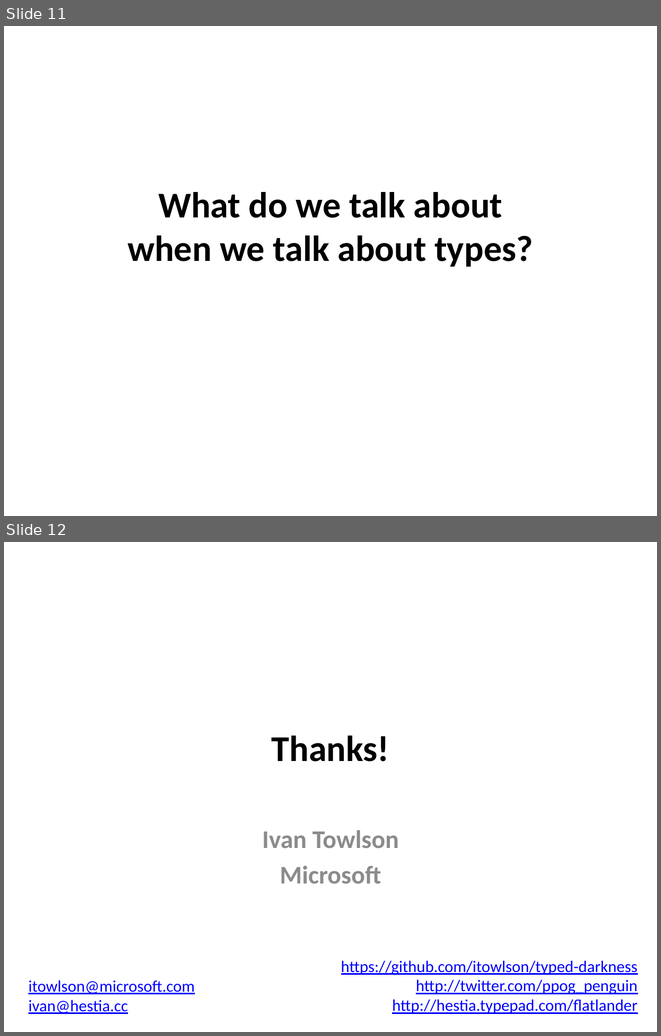
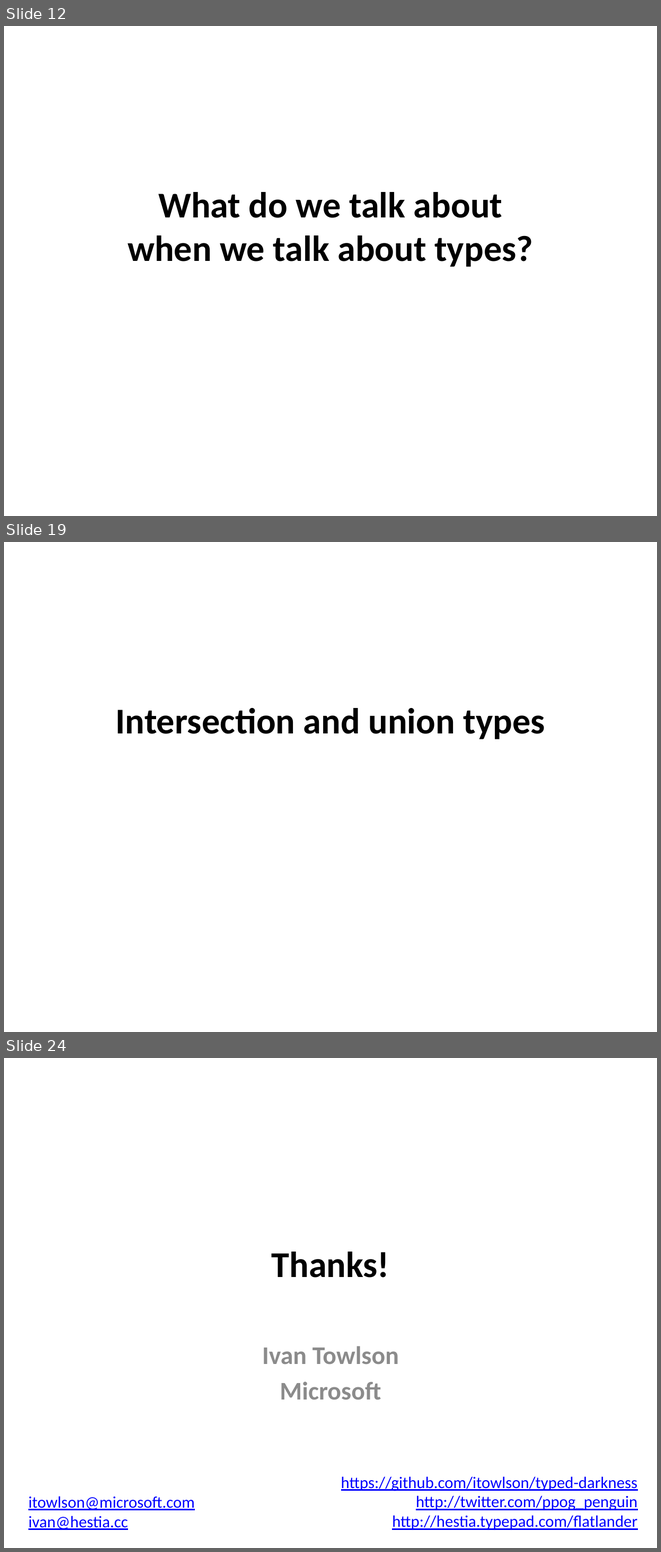
Before and after one commit to brunotag/typed-darkness, a slide deck: TypeScript type system.pptx. Shown one above the other, each under a label of ours: slides 11 and 12 before the commit, slides 12, 19 and 24 after it; the slides between them are not shown. The pictures are 661x1036 and 661x1552 pixels, drawn with LibreOffice and Linux fonts; fonts in the diff are those of the drawing. Boxes give left, top, right and bottom in pixels: in the first picture for what was removed or moved away, otherwise in the second. Text is boxed around its words. In the diff, an @@ line names an element or a change of style, - is before the commit and + after.

```diff
--- a/TypeScript type system.pptx
+++ b/TypeScript type system.pptx
@@ slide 19 added at [4, 542, 657, 1032], background #FFFFFF @@
@@ title added at [116, 708, 545, 739], 40 pt, text #000000, bold @@
+Intersection and union types
@@ what was slide 11 is now slide 12 @@
@@ what was slide 12 is now slide 24 @@
```
Also in this commit, not shown: 11 other slides added.
